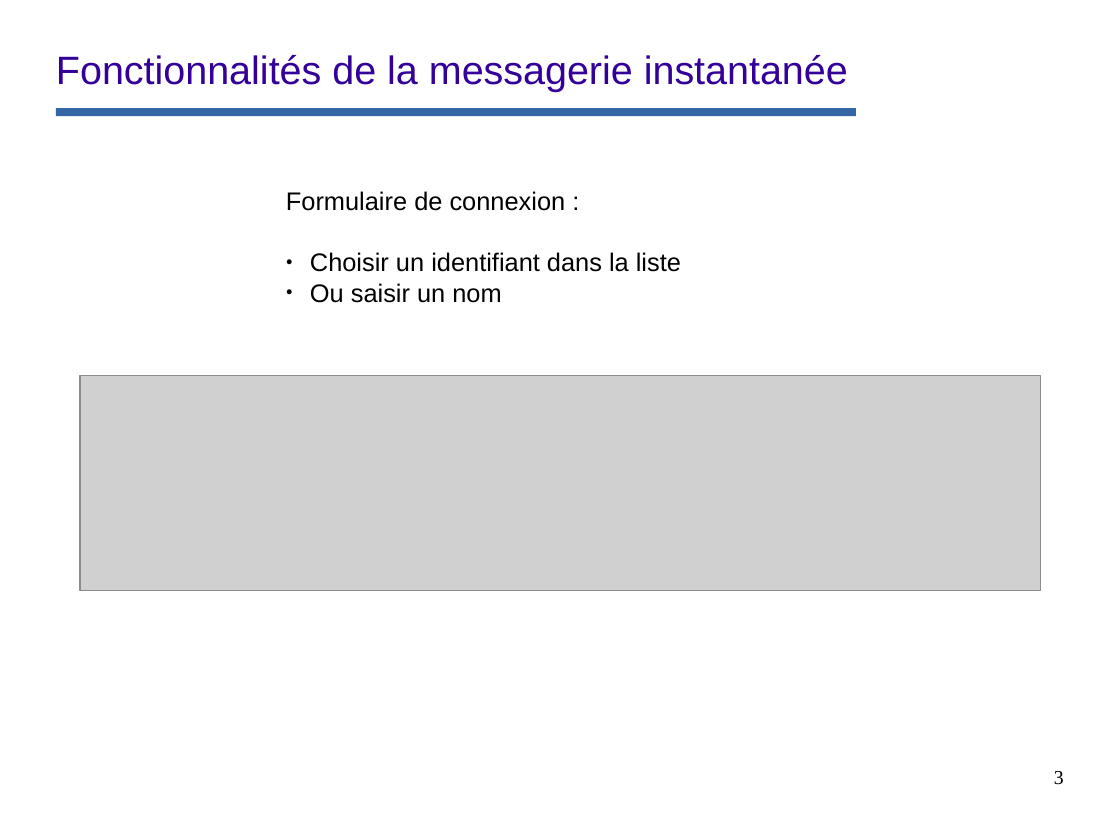
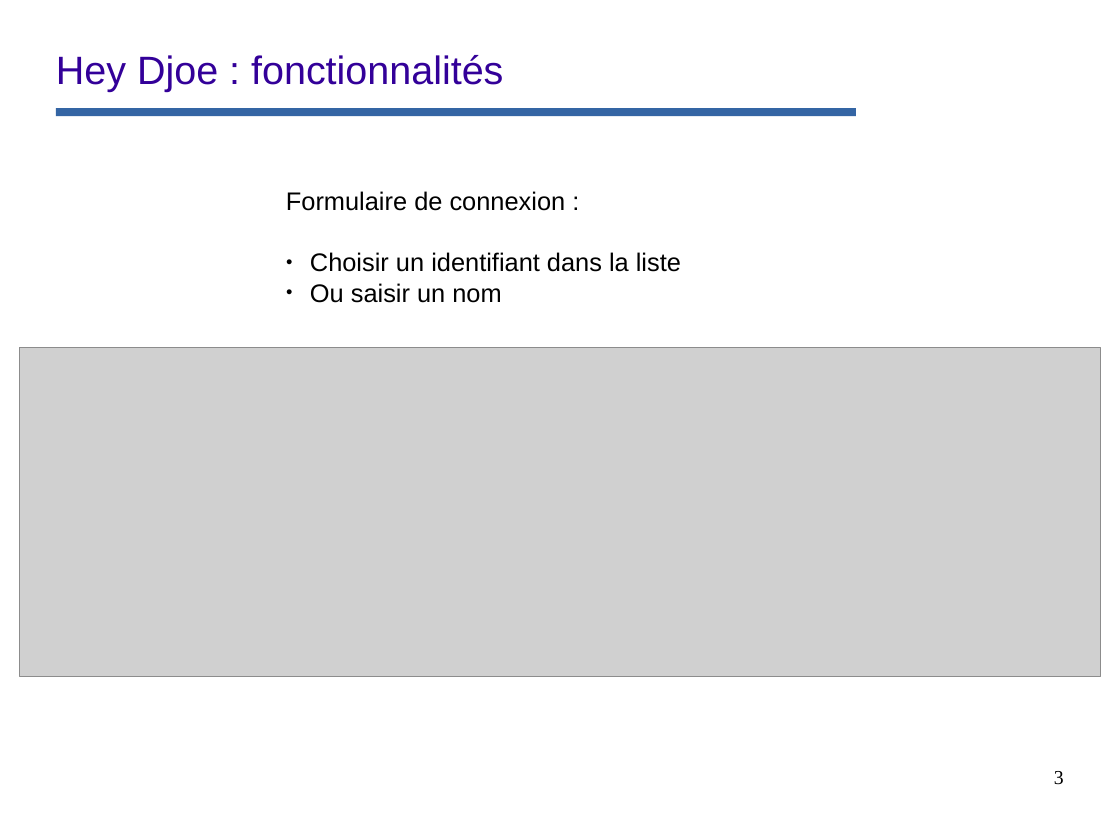
Before and after one commit to remipassmoilesel/heydjoe, a slide deck: slide 3 of opt/documentation/diapo-functionalities.odp. Drawn at 1120x840 pixels with LibreOffice and Linux fonts; fonts in the diff are those of the drawing; grey boxes stand for pictures; background and template pictures are left out. Boxes give left, top, right and bottom in pixels: in the first picture for what was removed or moved away, otherwise in the second. Text is boxed around its words. In the diff, an @@ line names an element or a change of style, - is before the commit and + after.

```diff
--- a/opt/documentation/diapo-functionalities.odp
+++ b/opt/documentation/diapo-functionalities.odp
@@ title at [56,55,503,92]: text changed @@
-Fonctionnalités de la messagerie instantanée
+Hey Djoe : fonctionnalités
@@ picture: place and size @@
-picture at [80,376,1042,590]
+picture at [19,348,1102,676]
```
Also in this commit, not shown: 5 other slides changed, 15 slides added, 11 slides removed, 15 other files.
